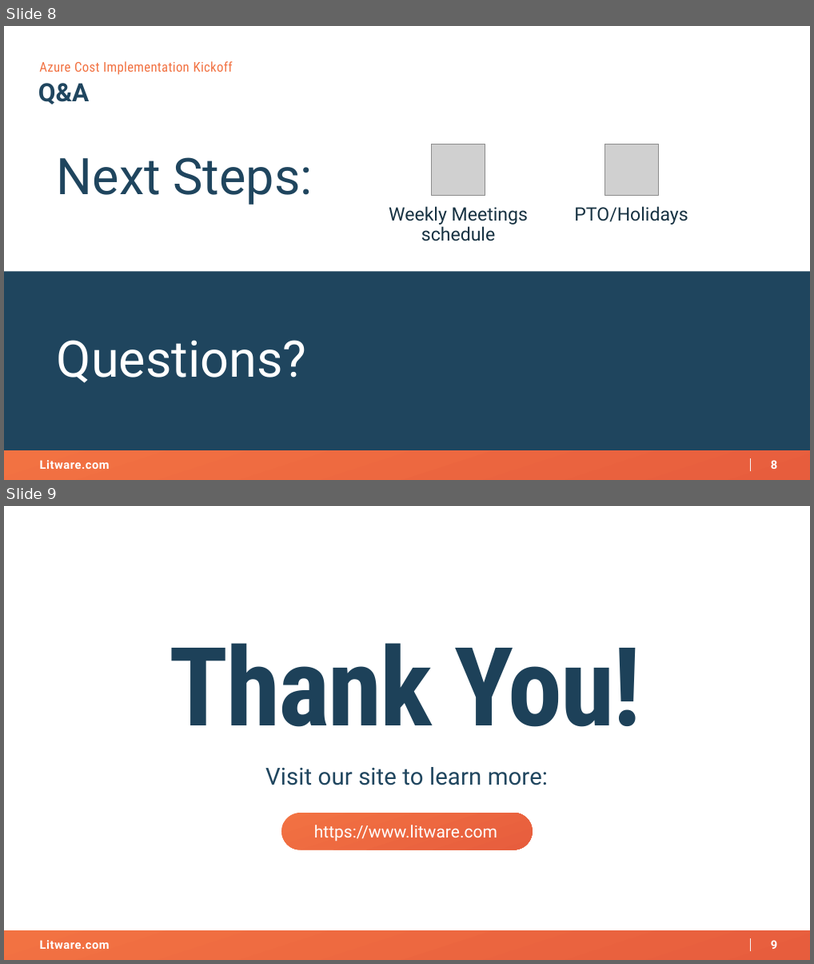
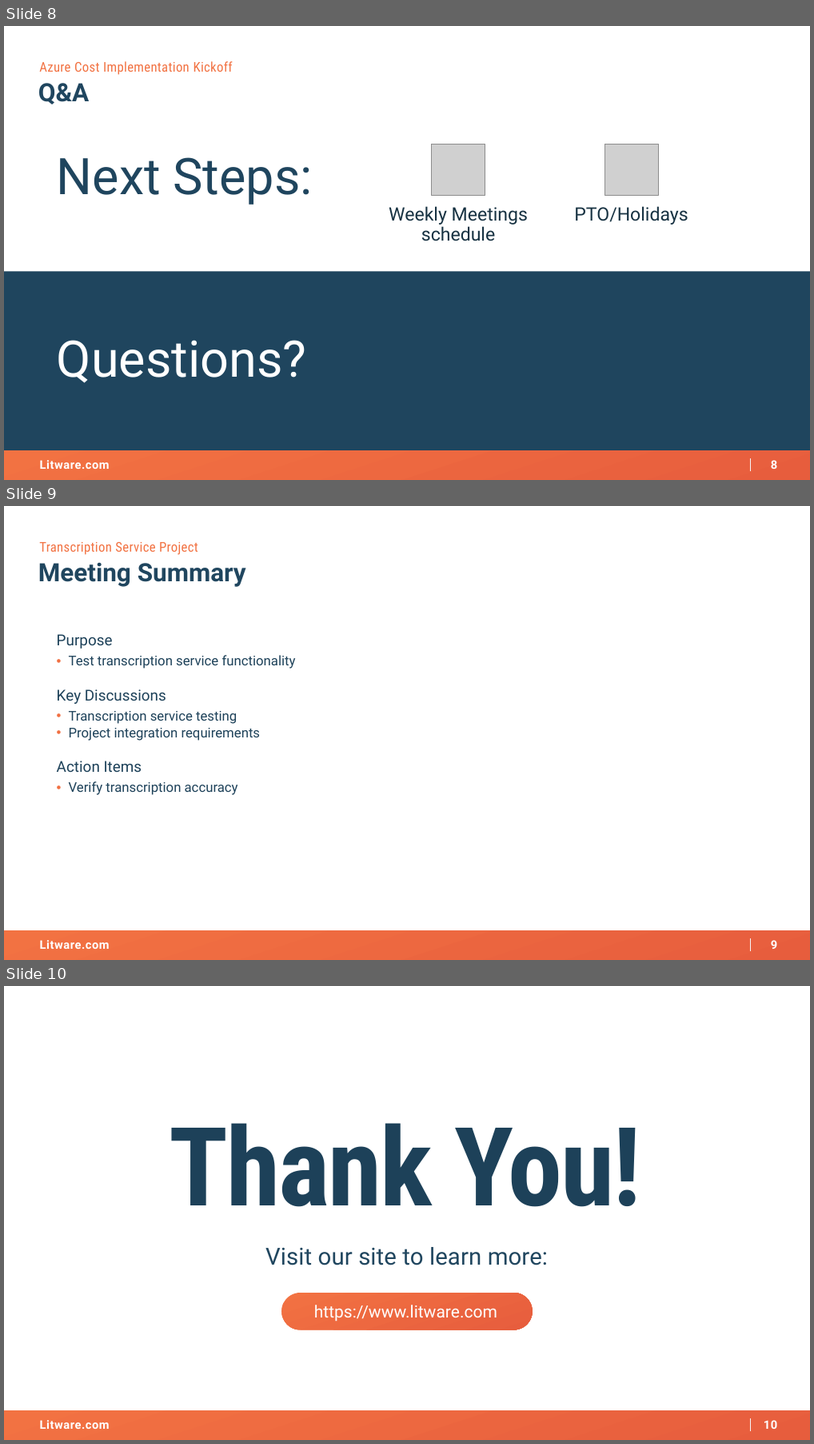
Before and after one commit to AKercha1/justtemporary, a slide deck: someproject11/artifacts/kickoff-deck.pptx. Shown one above the other, each under a label of ours: slides 8 and 9 before the commit, slides 8, 9 and 10 after it. The pictures are 814x964 and 814x1444 pixels, drawn with LibreOffice and Linux fonts; fonts in the diff are those of the drawing; grey boxes stand for pictures; background and template pictures are left out. Boxes give left, top, right and bottom in pixels: in the first picture for what was removed or moved away, otherwise in the second. Text is boxed around its words. In the diff, an @@ line names an element or a change of style, - is before the commit and + after.

Commit message:
[someproject11] Update artifacts/kickoff-deck.pptx

```diff
--- a/someproject11/artifacts/kickoff-deck.pptx
+++ b/someproject11/artifacts/kickoff-deck.pptx
@@ slide 9 added at (4, 506, 810, 960), background #FFFFFF; not listed: 4 template elements that a slide beside it also shows @@
@@ text added at (39, 542, 198, 555), 16 pt, text #F27242 @@
+Transcription Service Project
@@ text added at (38, 562, 246, 587), 30 pt, text #20465F, bold @@
+Meeting Summary
@@ text added at (57, 634, 296, 795), 16 pt, text #1D4159 @@
+Purpose
+• Test transcription service functionality
+Key Discussions
+• Transcription service testing
+• Project integration requirements
+Action Items
+• Verify transcription accuracy
@@ what was slide 9 is now slide 10 @@
@@ page number at (764, 1420, 778, 1428): text changed @@
-9
+10
```
